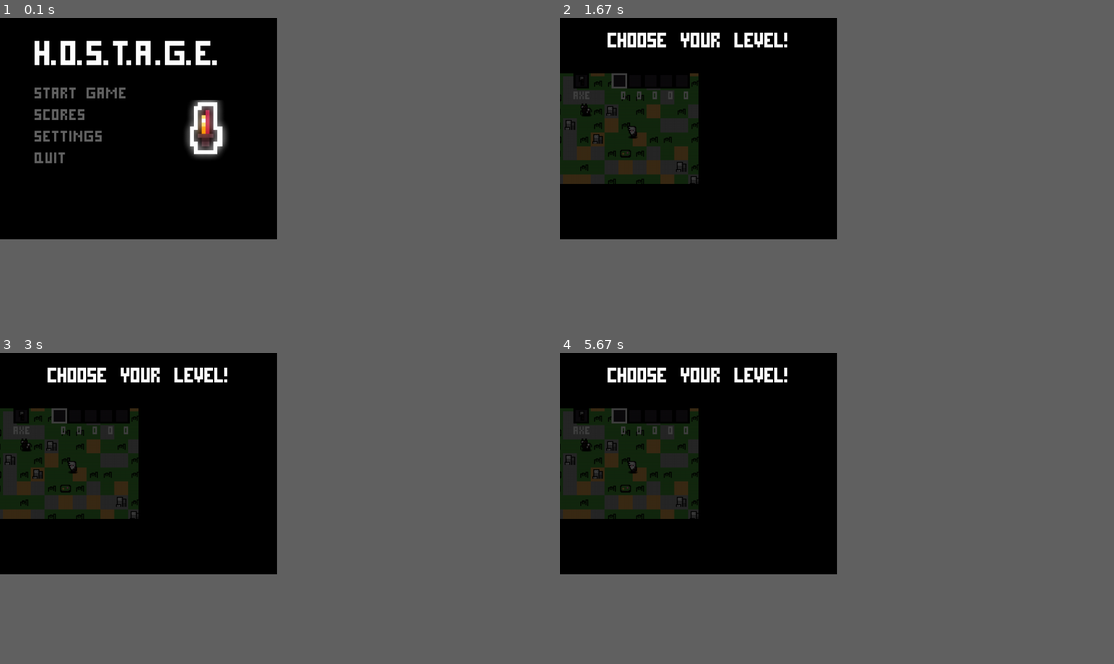
Above: before the commit, frames 1-4 (two rows, left to right).
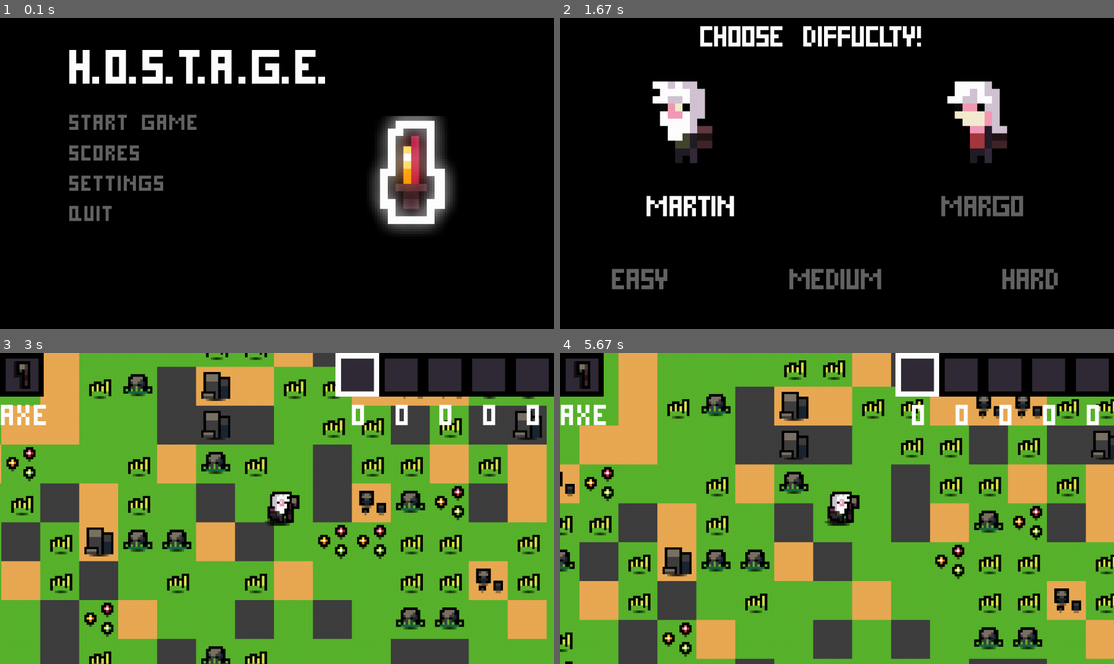
Above: after the commit, the same moments.

Repository: evilrise7/hostage
Game: pygame game, started from yandexpygame.py
Two runs of this game, one before a commit and one after it. Both use one fixed random seed, a clock stepped at 60 frames per second and the inputs below.
Inputs (mouse positions are in pixels of both pictures, inside the frame that each line leads up to):
- Up to frame 1 (0.1 s): no input
- Up to frame 2 (1.67 s): click "Start Game" at 0.38 s; click (814, 185) at 0.72 s; tap Enter at 1 s; click (692, 204) at 1.38 s, where only the run after the commit has a clickable "MARTIN"
- Up to frame 3 (3 s): click (83, 611) at 1.72 s, where only the run after the commit has a clickable "EASY"; tap Space at 2, 2.9 s; hold D 2.33-2.8 s; move the mouse to (277, 545) at 2.37 s; hold W from 2.83 s (still down); move the mouse to (487, 626) at 2.87 s
- Up to frame 4 (5.67 s): release W at 3.13 s; hold D 3.17-3.63 s; move the mouse to (759, 443) at 3.2 s; tap Space at 3.23, 3.53, 3.73, 4.03, 4.3, 4.63, 4.93, 5.07, 5.47 s; hold A 3.67-4.2 s; move the mouse to (947, 483) at 3.7 s; hold S 4.23-4.53 s; move the mouse to (1030, 589) at 4.27 s; hold A 4.57-4.97 s; move the mouse to (1008, 502) at 4.6 s; hold W 5-5.37 s; move the mouse to (654, 539) at 5.03 s; hold D from 5.4 s (still down); move the mouse to (665, 468) at 5.43 s
In our replay, the window is 450x360 before the commit and 900x506 after it. These sizes can differ from the game's own. Grey fills any space a smaller window leaves; there, only what the larger window draws over its background counts as a difference.

The runs differ from the first frame. In frame 1, 12% of the frame differs, in the area x 6-83%, y 7-70%; in frame 2, 15%; in frame 3, 65%; in frame 4, 65%, in the area x 0-100%, y 0-100%.

Commit message:
Измененная иконка уровня. Буст ФПС

Diff:
--- a/yandexpygame.py
+++ b/yandexpygame.py
@@ -17,10 +17,10 @@
 pg.display.set_icon(pg.image.load("sprites/icon.png"))
 
 # Разрешение экрана и залипание клавиш(для передвижения игрока в игре)
-W_WINDOW = 640
-H_WINDOW = 512
+W_WINDOW = 1280
+H_WINDOW = 720
 screen = pg.display.set_mode((W_WINDOW, H_WINDOW), pg.RESIZABLE)
-screen.set_alpha(None)
+screen.set_alpha(None)  # Убирает лишнюю прозрачность. Буст +3 FPS
 pg.key.set_repeat(500, 10)
 
 # Три варианта текста, которых достаточно для оформления меню
@@ -215,7 +215,9 @@
 # Переменная отвечает за запуск секретного уровня
 psycho_level = 0
 # Переменная ограничитель для частиц
-screen_rect = (0, 0, W_WINDOW * 64, H_WINDOW * 64)
+# H_WINDOW // 8 = Размер клетки на экране
+screen_rect = (0, 0, H_WINDOW // 8 * 66,
+               H_WINDOW // 8 * 66)
 
 
 # Класс меню
@@ -1130,6 +1132,7 @@
     def update_tiles(self):
         entity_list = []  # Лист для заполнения заднего плана
         cow_list = []  # Лист для заполнения заднего плана коров
+
         # Обновление всех спрайтов вдоль камеры
         for sprite in tiles_group:
             screen.blit(sprite.image, self.camera.apply(sprite))
@@ -1221,6 +1224,12 @@
         for entity in entities_group:
             if entity in entity_list:
                 screen.blit(entity.image, self.camera.apply(entity))
+
+        # Края карты
+        pg.draw.rect(screen, (0, 0, 0),
+                     (self.camera.camera.x, self.camera.camera.y,
+                      66 * H_WINDOW // 8, 66 * H_WINDOW // 8),
+                     H_WINDOW // 4 * self.step)
 
     def world_cutting(self):
         # Если таймер уничтожения границ больше, чем
@@ -1243,7 +1252,6 @@
             # природных объектов и животных
             self.world.render()
 
-            tiles_group.update()
             entities_group.update()
             animal_group.update()
 
@@ -1908,7 +1916,6 @@
         self.h = 66  # Ширина мира
         # Карта поверхностей
         self.world_array = [[0] * self.w for _ in range(self.h)]
-        self.world_array_backup = [[50] * self.w for _ in range(self.h)]
         # Карта природных объектов
         self.entities = [[0] * self.w for _ in range(self.h)]
         self.generation()  # Генерация мира
@@ -1947,9 +1954,11 @@
             self.world_array[i][0] = -1
             self.world_array[i][-1] = -1
 
+        # Очистка карты полностью
+        tiles_group.empty()
+
     def render(self):
         # Очистка групп спрайтов для разгрузки памяти
-        tiles_group.empty()
         entities_group.empty()
 
         # Заполнение спрайтами мира
@@ -1957,17 +1966,14 @@
             for j in range(self.h):
                 # Границы мира
                 if self.world_array[j][i] == -1:
-                    Tile('empty', i, j)
-
                     # Природные объекты за границами - уничтожаются
                     if self.entities[j][i] != 0:
                         self.entities[j][i] = 0
 
                 # Трава
                 if self.world_array[j][i] == 0:
-                    Tile('grass', i, j)
-
                     if not self.entities_enabled:
+                        Tile('grass', i, j)
                         entity = random.randint(0, 100)
                         if entity < 40:
                             self.entities[j][i] = 1
@@ -1977,8 +1983,8 @@
                             self.entities[j][i] = 3
                 # Песок
                 if self.world_array[j][i] == 1:
-                    Tile('sand', i, j)
                     if not self.entities_enabled:
+                        Tile('sand', i, j)
                         entity = random.randint(0, 100)
                         if entity < 20:
                             self.entities[j][i] = 4.5
@@ -1986,8 +1992,8 @@
                             self.entities[j][i] = 4
                 # Камень
                 if self.world_array[j][i] == 2:
-                    Tile('stone', i, j)
                     if not self.entities_enabled:
+                        Tile('stone', i, j)
                         entity = random.randint(0, 100)
                         if entity < 11:
                             self.entities[j][i] = 4
Binary file changed: sprites/level1.png
